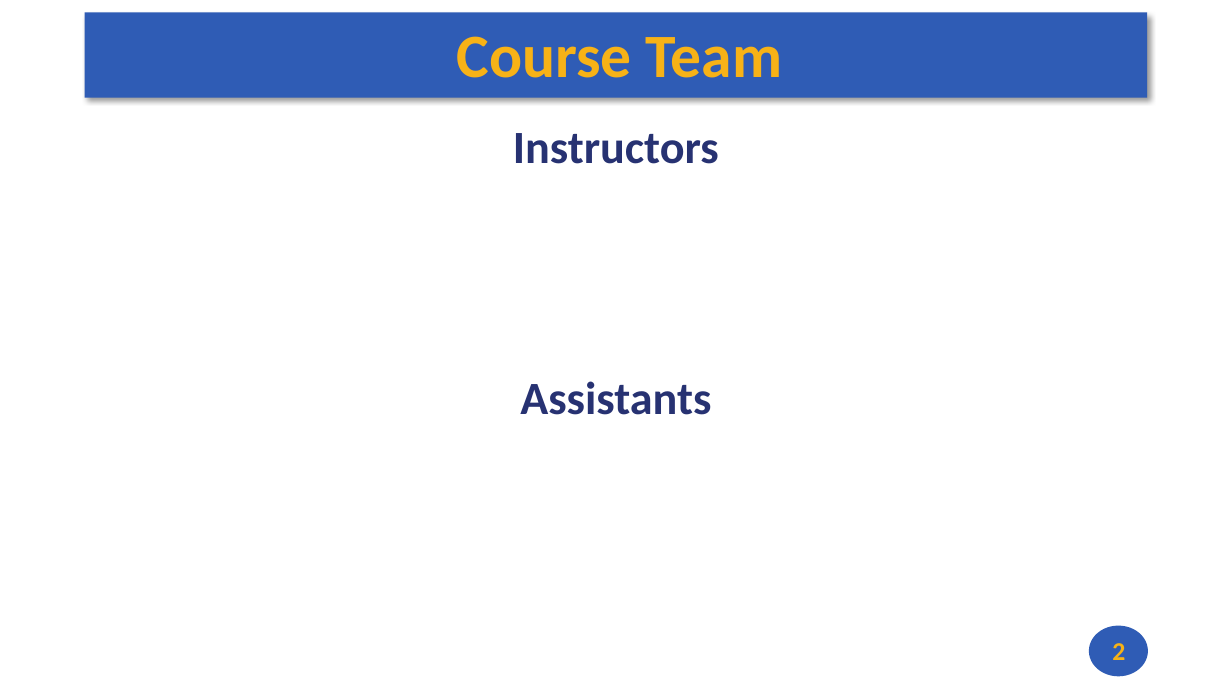
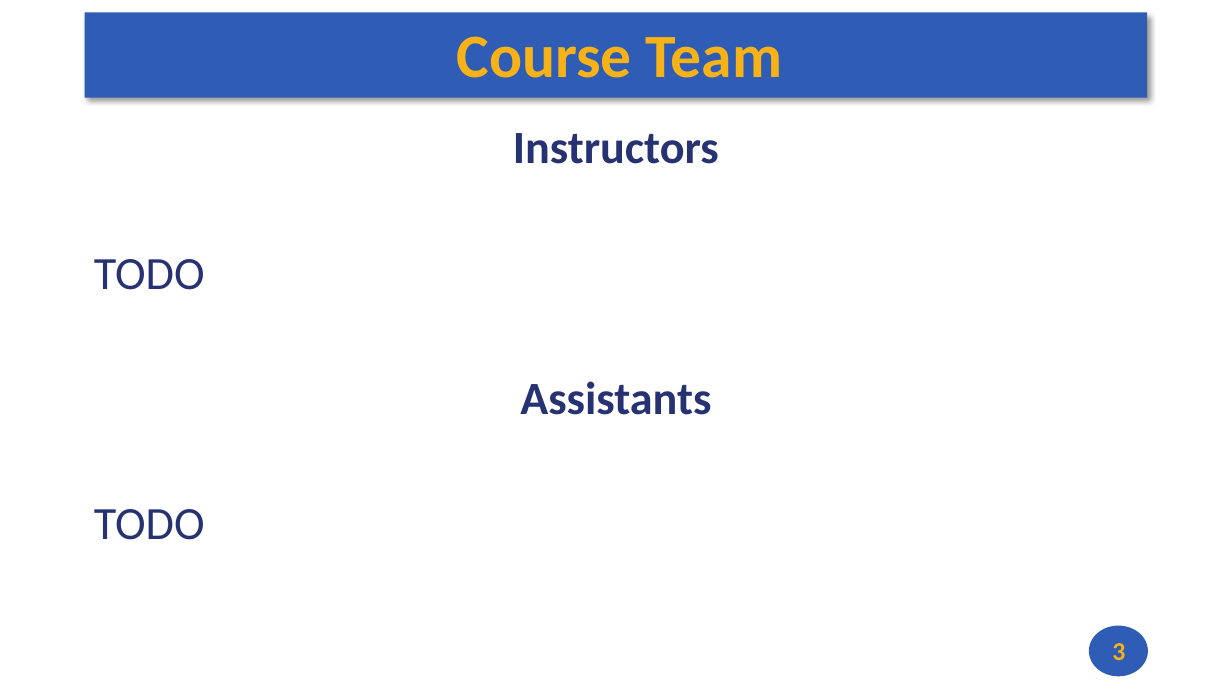
Before and after one commit to andrewt0301/hse-acos-course, a slide deck: slide 3 of docs/part1ca/01_Introduction/CA_Lecture_01.pptx (slide 2 before the commit). Drawn at 1232x693 pixels with LibreOffice and Linux fonts; fonts in the diff are those of the drawing. Boxes give left, top, right and bottom in pixels: in the first picture for what was removed or moved away, otherwise in the second. Text is boxed around its words. In the diff, an @@ line names an element or a change of style, - is before the commit and + after.

```diff
--- a/docs/part1ca/01_Introduction/CA_Lecture_01.pptx
+++ b/docs/part1ca/01_Introduction/CA_Lecture_01.pptx
@@ text at <box>94,259,205,290</box>: paragraph added @@
+TODO
@@ text at <box>94,509,205,540</box>: paragraph added @@
+TODO
@@ page number at <box>1112,643,1125,660</box>: text changed @@
-2
+3
```
Also in this commit, not shown: 1 slide added, 1 other file.
